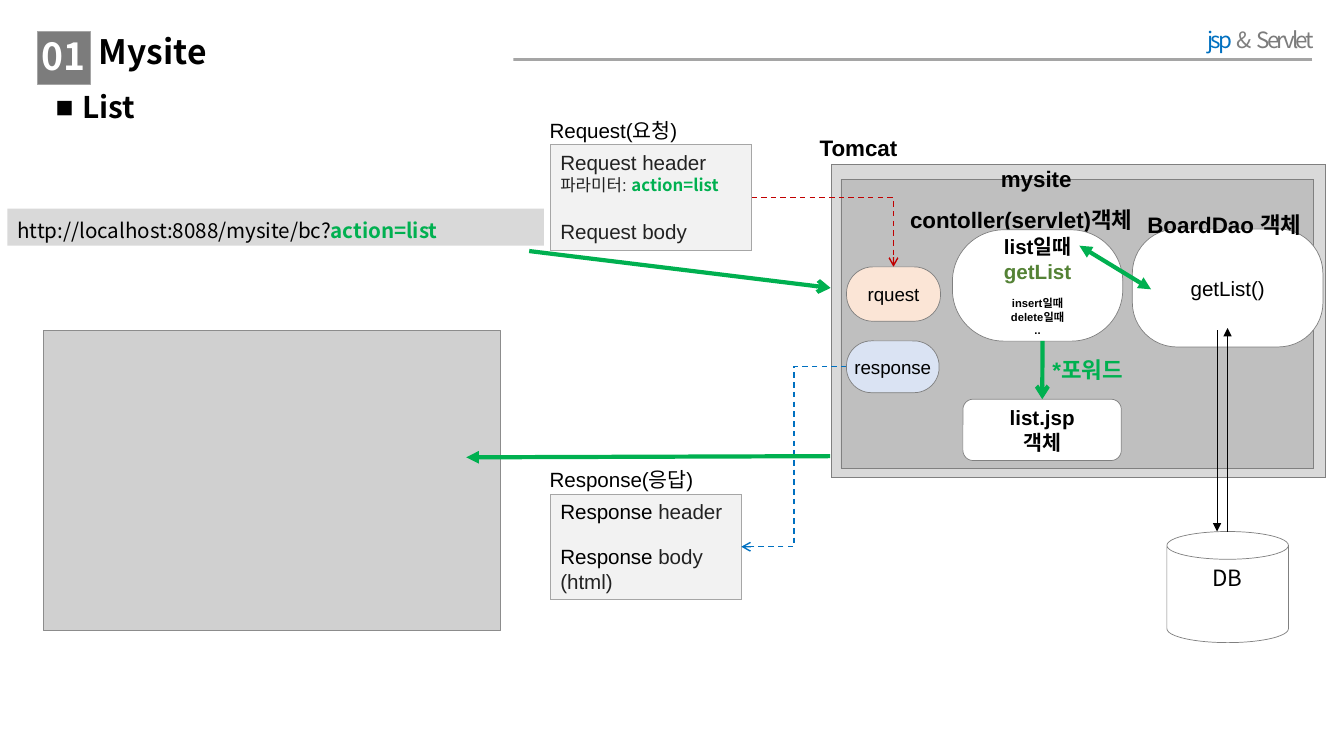
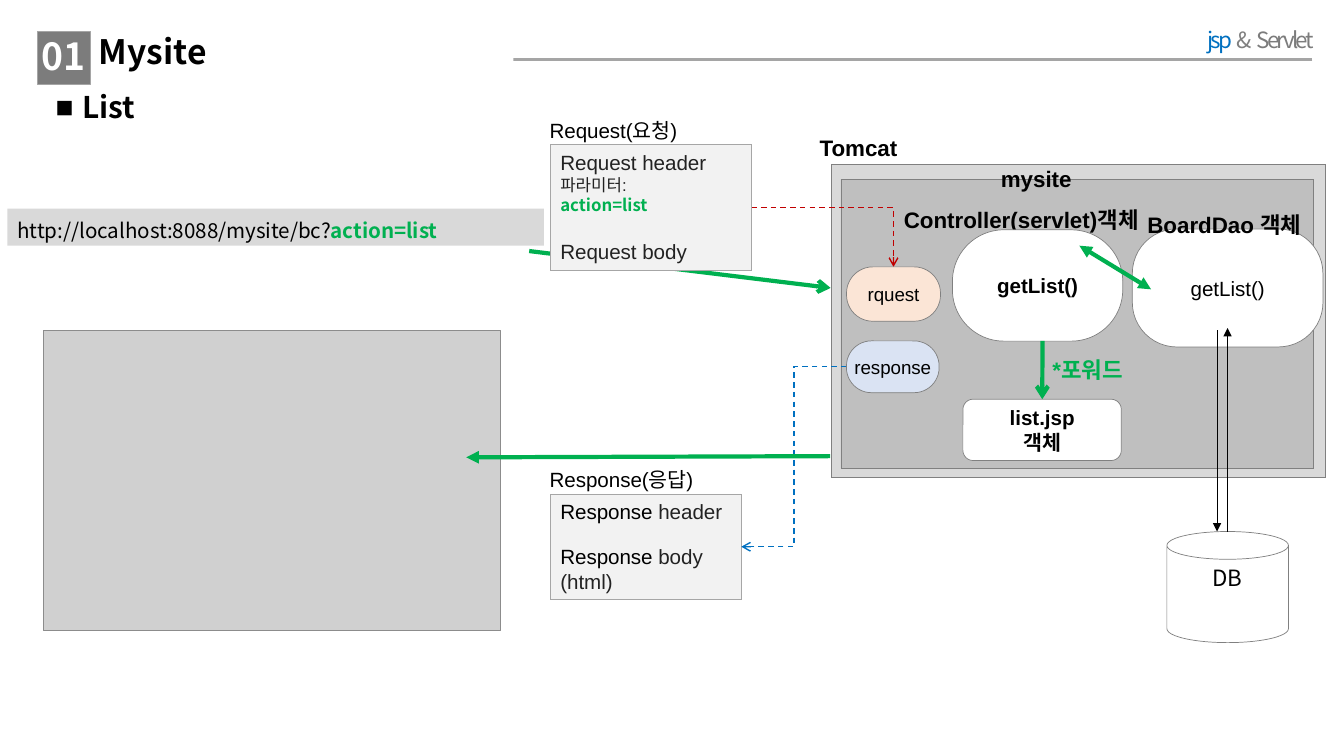
Before and after one commit to thunderkyg/mysite, a slide deck: slide 1 of Mysite.pptx. Drawn at 1344x756 pixels with LibreOffice and Linux fonts; fonts in the diff are those of the drawing; grey boxes stand for pictures. Boxes give left, top, right and bottom in pixels: in the first picture for what was removed or moved away, otherwise in the second. Text is boxed around its words. In the diff, an @@ line names an element or a change of style, - is before the commit and + after.

Commit message:
mysite (2021/08/16)

```diff
--- a/Mysite.pptx
+++ b/Mysite.pptx
@@ rectangle "Request header": place and size @@
-rectangle "Request header" at (551,145,751,250)
+rectangle "Request header" at (551,145,751,271)
@@ text in rectangle at (560,174,647,212): text changed @@
-파라미터: action=list
+파라미터:
+action=list
@@ elbow arrow moved from (751, 198) - (893, 267) to (751, 208) - (893, 267) @@
@@ text at (904,210,1139,233): text changed @@
-contoller(servlet)객체
+Controller(servlet)객체
@@ text in rounded rectangle at (997,278,1078,298): text changed; size 8 to 14.7 pt @@
-list일때
-getList
-insert일때
-delete일때
-..
+getList()
```
Also in this commit, not shown: 1 slide added, 1 other file.
